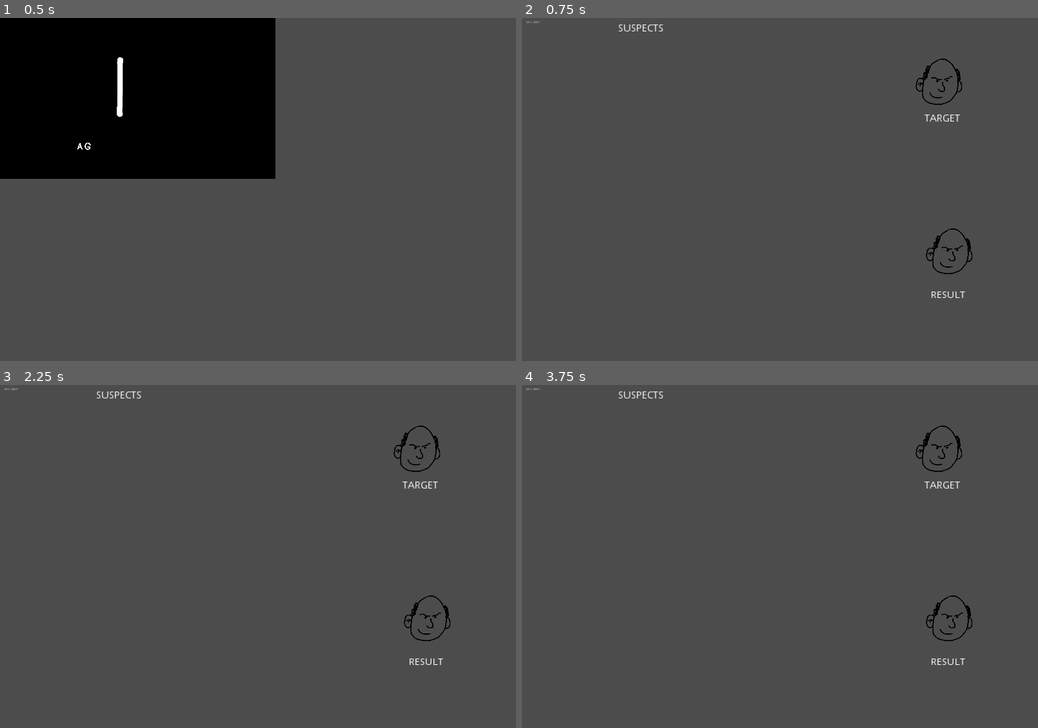
Above: before the commit, frames 1-4 (two rows, left to right).
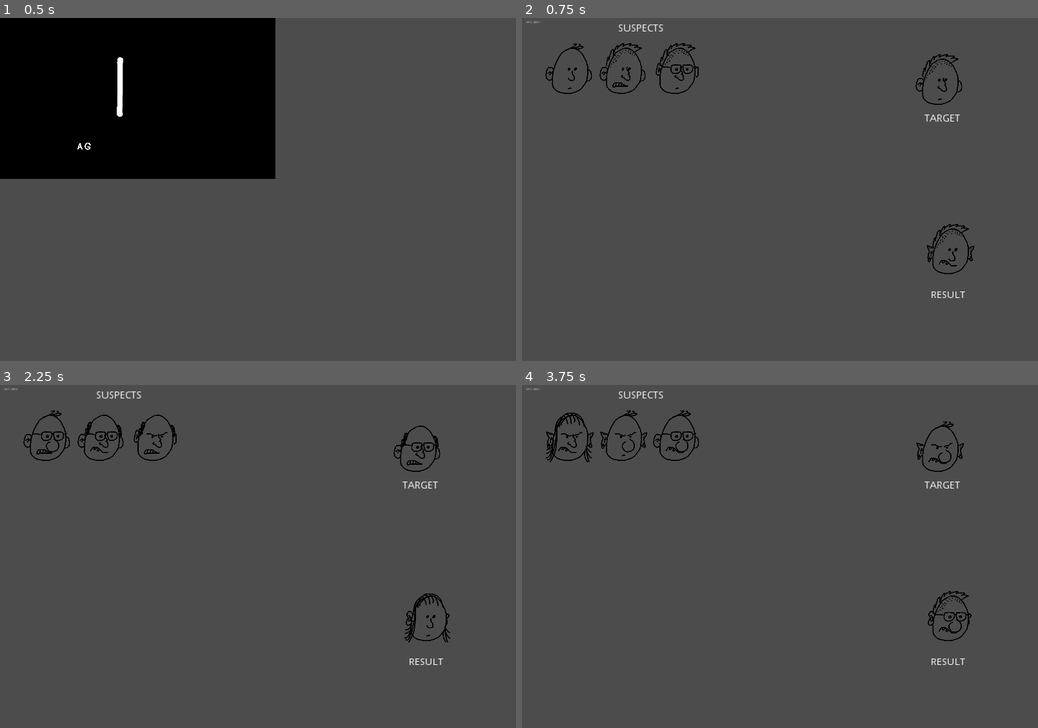
Above: after the commit, the same moments.

Repository: skarnl/godot--gmtk2021
Game: Godot game, scene res://screens/splash.tscn
The game is run twice, just before and just after one commit, with the same random seed, the same clock (stepped at 60 frames per second) and the same inputs.
Inputs:
- Up to frame 1 (0.5 s): no input
- Up to frame 2 (0.75 s): tap Enter (ui_accept) at 0.5 s
- Up to frame 3 (2.25 s): tap Enter (ui_accept) at 0.77, 1.25, 1.52 s; tap R (restart) at 2 s
- Up to frame 4 (3.75 s): tap Enter (ui_accept) at 2.75, 3.02 s; tap R (restart) at 3.5 s

Frame 1 is identical in both runs. In frame 2, 1.0% of the frame differs, in the area x 4-88%, y 7-73%; in frame 3, 1.1%; in frame 4, 1.2%.
Error before the commit: Parse Error: The identifier "PersonParts" isn't declared in the current scope. (res://entities/person/configuration.gd:35)

Commit message:
Add business logic to create variants for the target configuration

Diff:
--- a/game/suspects.gd
+++ b/game/suspects.gd
@@ -20,21 +20,77 @@
 var cell_size = 200
 
 
-func set_target_configuration(config: Configuration) -> void:
-	print(config)
+func set_target_configuration(target_config: Configuration) -> void:
+	print("target = ", target_config)
 
-	_create_variants(config)
+	_create_variants(target_config)
+	_fill_market()
 
 
-func _create_variants(config: Configuration):
+func _create_variants(target_config: Configuration):
 	for c in get_children():
 		c.queue_free()
 
 	for i in difficulty:
 		var p = PersonScene.instance()
 		add_child(p)
-		p.position = Vector2(i * cell_size, 0.0)
+		p.position = Vector2((i % cols) * cell_size, 0.0)
 
+		p.set_configuration( _get_configuration(i, target_config) )
+
+
+func _get_configuration( index: int, target_config: Configuration):
+	match difficulty:
+		DIFFICULTY.EASY:
+			match index:
+				0:
+					return _create_forced_configuration(target_config, [PersonParts.NOSE, PersonParts.HAIR])
+				1:
+					return _create_forced_configuration(target_config, [PersonParts.MOUTH])
+				2:
+					return _create_forced_configuration(target_config, [PersonParts.EYES, PersonParts.EARS])
+
+		DIFFICULTY.MEDIUM:
+			match index:
+				0:
+					return _create_forced_configuration(target_config, [PersonParts.NOSE, PersonParts.MOUTH])
+
+				1:
+					return _create_forced_configuration(target_config, [PersonParts.MOUTH, PersonParts.EARS])
+
+				2:
+					return _create_forced_configuration(target_config, [PersonParts.EYES, PersonParts.EARS, PersonParts.HAIR])
+
+				3:
+					return _create_forced_configuration(target_config, [PersonParts.EYES, PersonParts.NOSE, PersonParts.HAIR])
+
+
+		DIFFICULTY.HARD:
+			match index:
+				0:
+					return _create_forced_configuration(target_config, [PersonParts.NOSE, PersonParts.EARS, PersonParts.MOUTH])
+
+				1:
+					return _create_forced_configuration(target_config, [PersonParts.EARS, PersonParts.MOUTH, PersonParts.HAIR])
+
+				2:
+					return _create_forced_configuration(target_config, [PersonParts.EYES, PersonParts.MOUTH, PersonParts.HAIR])
+
+				3:
+					return _create_forced_configuration(target_config, [PersonParts.EYES, PersonParts.NOSE, PersonParts.HAIR])
+
+				4:
+					return _create_forced_configuration(target_config, [PersonParts.EYES, PersonParts.NOSE, PersonParts.EARS])
+
+
+func _create_forced_configuration(base_configuration: Configuration, parts_to_overwrite = []) -> Configuration:
+	var c = Helpers.clone(base_configuration)
+
+	for part in c.keys():
+		if parts_to_overwrite.has(part):
+			c[part] = Helpers.get_random_frame([c[part]])
+
+	return c
 
 func _fill_market():
 	pass
--- a/project.godot
+++ b/project.godot
@@ -13,9 +13,15 @@
 "class": "Configuration",
 "language": "GDScript",
 "path": "res://entities/person/configuration.gd"
+}, {
+"base": "Reference",
+"class": "PersonParts",
+"language": "GDScript",
+"path": "res://global/parts.gd"
 } ]
 _global_script_class_icons={
-"Configuration": ""
+"Configuration": "",
+"PersonParts": ""
 }
 
 [application]
@@ -28,6 +34,7 @@
 
 SceneLoader="*res://global/scene_loader.gd"
 Game="*res://global/game_manager.gd"
+Helpers="*res://utils/helpers.gd"
 
 [display]
 
@@ -45,6 +52,11 @@
 "events": [ Object(InputEventKey,"resource_local_to_scene":false,"resource_name":"","device":0,"alt":false,"shift":false,"control":false,"meta":false,"command":false,"pressed":false,"scancode":82,"unicode":0,"echo":false,"script":null)
  ]
 }
+pause={
+"deadzone": 0.5,
+"events": [ Object(InputEventKey,"resource_local_to_scene":false,"resource_name":"","device":0,"alt":false,"shift":false,"control":false,"meta":false,"command":false,"pressed":false,"scancode":16777217,"unicode":0,"echo":false,"script":null)
+ ]
+}
 
 [rendering]
 
